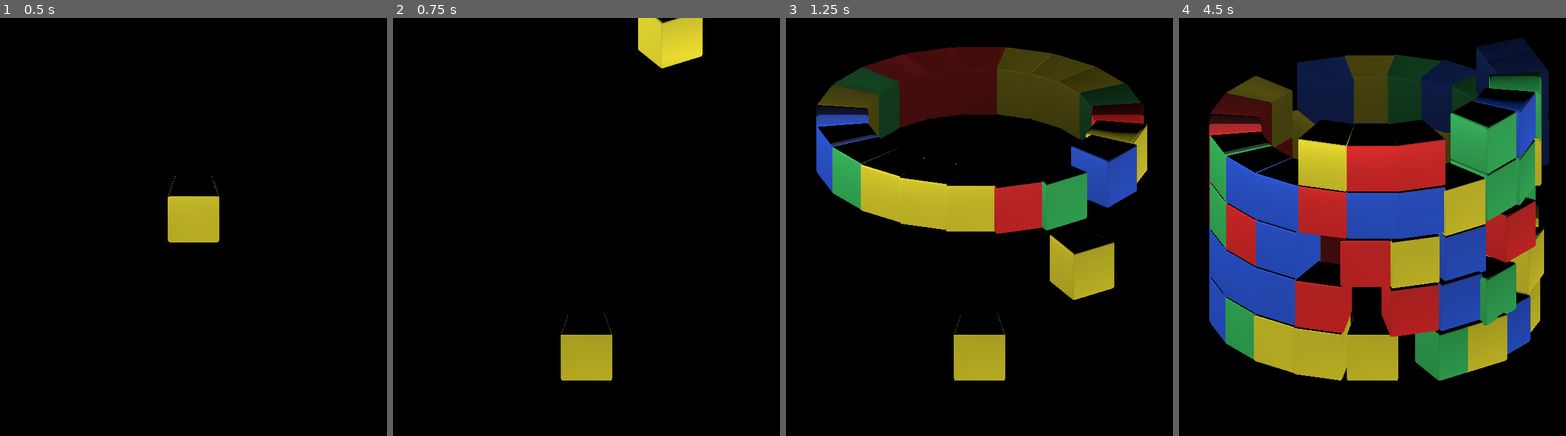
Above: before the commit, frames 1-4 (left to right).
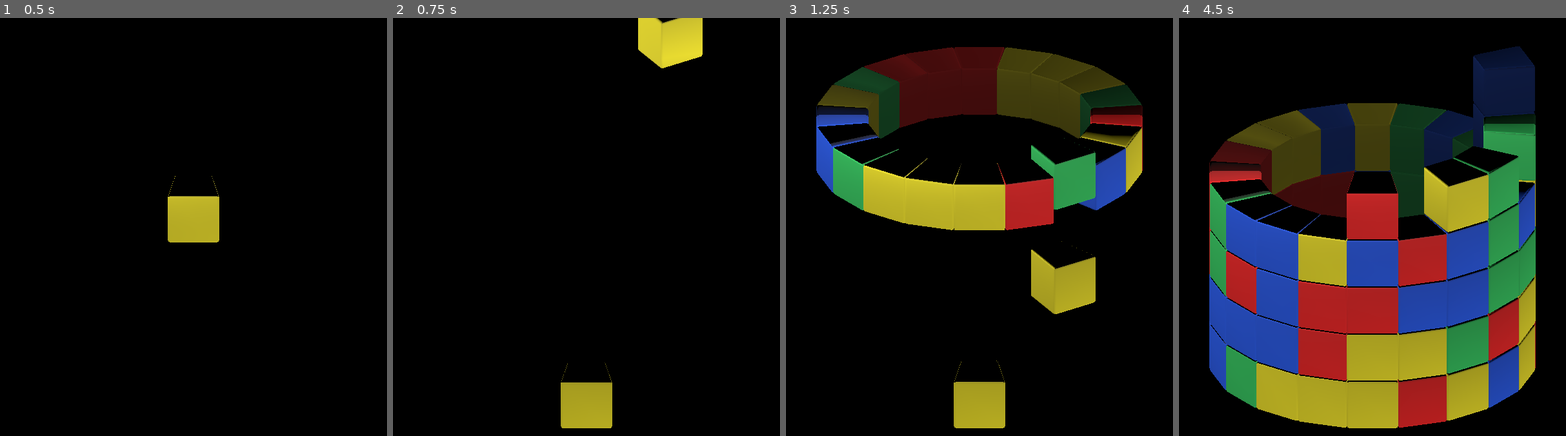
Above: after the commit, the same moments.

Repository: KasaiAi/Rotary
Game: Godot game, scene res://Scenes/level.tscn
Same seed, same stepped clock (60 frames per second), same inputs: the game is played once before the commit and once after it.
Inputs (mouse positions are in pixels of both pictures, inside the frame that each line leads up to):
- Up to frame 1 (0.5 s): no input
- Up to frame 2 (0.75 s): move the mouse to (671, 206) at 0.52 s; hold Right (ui_right) from 0.53 s (still down); click (671, 206) at 0.6 s
- Up to frame 3 (1.25 s): keep holding Right (ui_right); tap Space (ui_select) at 0.77 s; right-click (1064, 206) at 0.8 s
- Up to frame 4 (4.5 s): move the mouse to (1295, 247) at 1.27 s; release Right (ui_right) at 1.28 s; hold Down (ui_down) 1.28-2.03 s; right-click (1295, 247) at 1.35 s; tap Space (ui_select) at 1.52, 3.02, 3.77 s; click (1295, 247) at 1.55 s; move the mouse to (1411, 135) at 2.02 s; hold Right (ui_right) 2.03-3.53 s; click (1411, 135) at 2.1 s; right-click (1411, 135) at 2.3 s; move the mouse to (1353, 310) at 2.77 s; right-click (1353, 310) at 2.85 s; click (1353, 310) at 3.05 s; move the mouse to (1488, 289) at 3.52 s; hold Left (ui_left) from 3.53 s (still down); click (1488, 289) at 3.6 s; right-click (1488, 289) at 3.8 s; move the mouse to (1256, 164) at 4.27 s; right-click (1256, 164) at 4.35 s

Frame 1 is identical in both runs. In frame 2, 2.9% of the frame differs, in the area x 43-57%, y 70-99%; in frame 3, 8.8%; in frame 4, 55%, in the area x 7-96%, y 4-99%.
Error after the commit: Invalid call. Nonexistent function 'is_in_group' in base 'Nil'. (res://Scripts/level_control.gd:69)

Commit message:
Made icons

Diff:
--- a/Objects/cell.tscn
+++ b/Objects/cell.tscn
@@ -22,11 +22,15 @@
 
 [sub_resource type="StandardMaterial3D" id="StandardMaterial3D_wnuq8"]
 resource_local_to_scene = true
+emission = Color(0.94902, 0.305882, 0.67451, 1)
+emission_energy_multiplier = 0.05
 
 [sub_resource type="BoxShape3D" id="4"]
 size = Vector3(1.30297, 2.00284, 1.98115)
 
 [node name="Cell" type="RigidBody3D" groups=["cells"]]
+axis_lock_linear_x = true
+axis_lock_linear_z = true
 physics_material_override = SubResource("1")
 lock_rotation = true
 script = ExtResource("2")
--- a/Objects/ring.tscn
+++ b/Objects/ring.tscn
@@ -22,4 +22,3 @@
 
 [node name="CollisionShape3D" type="CollisionShape3D" parent="."]
 shape = SubResource("CylinderShape3D_5f8wq")
-disabled = true
--- a/Scenes/level.tscn
+++ b/Scenes/level.tscn
@@ -32,7 +32,7 @@
 [node name="Ring" parent="Cylinder" instance=ExtResource("3_0jacf")]
 
 [node name="Ring2" parent="Cylinder" instance=ExtResource("3_0jacf")]
-transform = Transform3D(1, 0, 0, 0, 1, 0, 0, 0, 1, 0, 2, 0)
+transform = Transform3D(1, 0, 0, 0, 1, 0, 0, 0, 1, 0, -2, 0)
 
 [node name="Spawner" type="Node3D" parent="."]
 transform = Transform3D(1, 0, 0, 0, 1, 0, 0, 0, 1, 0, 8, 0)
@@ -44,7 +44,6 @@
 shape = SubResource("BoxShape3D_j3kkm")
 
 [node name="SpawnTimer" type="Timer" parent="."]
-one_shot = true
 
 [node name="Mouseover" type="RayCast3D" parent="."]
 transform = Transform3D(1, 0, 0, 0, 1, 0, 0, 0, 1, 0, 0, 16.244)
--- a/Scripts/cell bit.gd
+++ b/Scripts/cell bit.gd
@@ -7,7 +7,7 @@
 	#explosão de pedacinhos
 	apply_central_impulse(Vector3(randf_range(-5,5),10,randf_range(-5,5)))
 
-func _process(delta):
+func _process(_delta):
 	#limpeza de objetos fora de tela
 	if position.y < -25:
 		queue_free()
--- a/Scripts/cell.gd
+++ b/Scripts/cell.gd
@@ -28,7 +28,7 @@
 	for i in 8:
 		var cellBit = smolCell.instantiate()
 		cellBit.transform = transform
-		cellBit.translate_object_local(Vector3(randi_range(-.5, .5),1,randi_range(-1, 1)))
+		cellBit.translate_object_local(Vector3(randi_range(-1, 1),1,randi_range(-1, 1)))
 		cellBit.get_node("Mesh").get_surface_override_material(0).albedo_color = $Mesh.get_surface_override_material(0).albedo_color
 		get_parent().add_child(cellBit)
 	queue_free()
--- a/Scripts/level_control.gd
+++ b/Scripts/level_control.gd
@@ -63,6 +63,12 @@
 #		game over
 
 func _process(_delta):
+	var selected = raycast_object()
+
+	if Input.is_action_just_pressed("click"):
+		if selected.is_in_group("rings"):
+			selected.drag()
+
 	if Input.is_action_just_pressed("ui_select"):
 		spawn_ring()
 	if Input.is_action_just_pressed("ui_down"):
@@ -72,18 +78,18 @@
 	if Input.is_action_just_pressed("ui_right"):
 		move_spawn_point()
 	if Input.is_action_just_released("click"):
-		var selected = raycast_object()
 		if selected != null and selected.is_in_group("cells"):
 			selected.breakup()
 		spawn_cell()
 		move_spawn_point()
 
+	print(selected)
 #	print(raycast_object())
 #	if Input.is_action_just_released("drag"):
 #		spin()
 
-	mousePos = get_viewport().get_mouse_position()
-	$Mouseover.target_position = Vector3((mousePos.x-300)/40, (-mousePos.y+324)/40, -15)
+#	mousePos = get_viewport().get_mouse_position()
+#	$Mouseover.target_position = Vector3((mousePos.x-300)/40, (-mousePos.y+324)/40, -15)
 
 #	highlight the collider
 
@@ -102,6 +108,10 @@
 
 	if ray.has("collider"):
 		return ray.collider
+
+func drag():
+	var origin = mousePos.x
+
 
 #game over
 func _on_killer_body_entered(_body):
@@ -156,6 +166,8 @@
 #	depois da primeira quebra dá pra combar
 #Atualizar o grid após mover as peças
 
+#Melhorar a interação do killer
+
 #Melhorar as cores
 #Tentar embaralhar mais as peças?
 
@@ -163,4 +175,4 @@
 #Impedir que peças em queda empurrem as de baixo
 #Às vezes peças congelam quando as de baixo são deletadas
 #Raycast é bloqueado pelos colisores dos anéis
-#Melhorar o posicionamento do killer
+#Consertar iluminação
--- a/project.godot
+++ b/project.godot
@@ -13,7 +13,8 @@
 config/name="Rotary"
 run/main_scene="res://Scenes/level.tscn"
 config/features=PackedStringArray("4.1")
-config/icon="res://icon.png"
+config/icon="res://Icons/icon64.png"
+config/windows_native_icon="res://Icons/icon.ico"
 
 [display]
 
Binary file added: Icons/icon.ico
Binary file added: Icons/icon128.png
Binary file added: Icons/icon16.png
Binary file added: Icons/icon256.png
Binary file added: Icons/icon32.png
Binary file added: Icons/icon48.png
Binary file added: Icons/icon64.png
Renamed: icon_.png -> Icons/icon_.png
Not shown: 1 places in Scenes/level.tscn that only renumber resources
Not shown, changed: export_presets.cfg
Binary file removed: icon.png
Not shown, added: Executables/rcedit-x86.exe
(and 3 more such lines)
